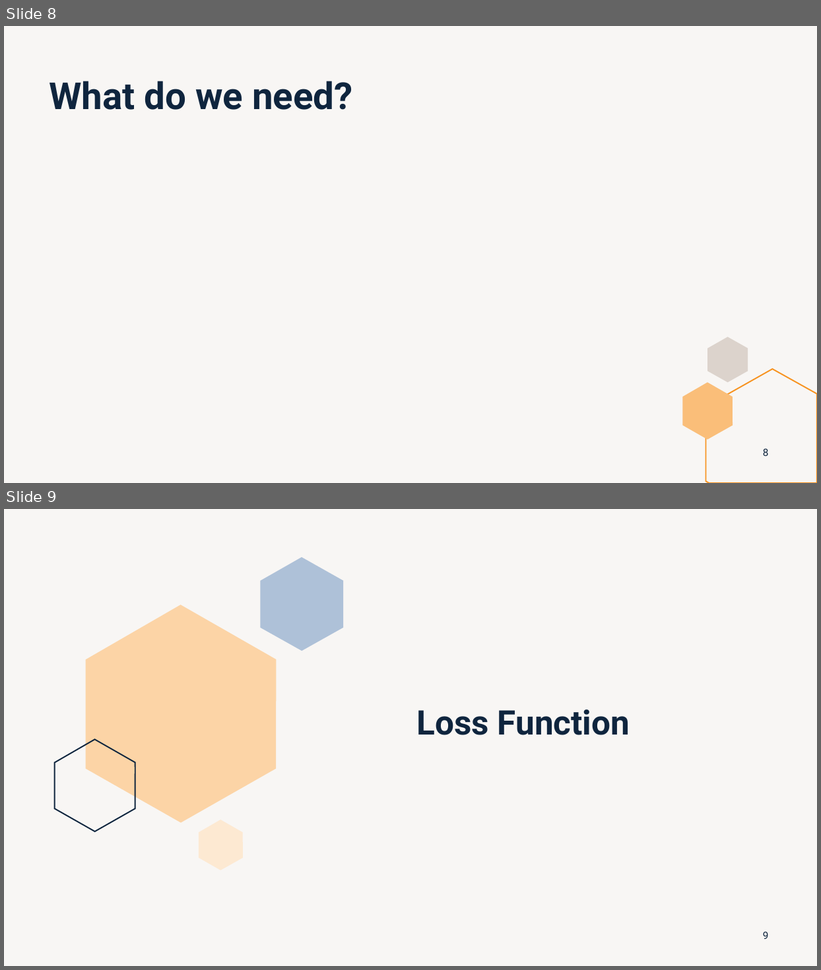
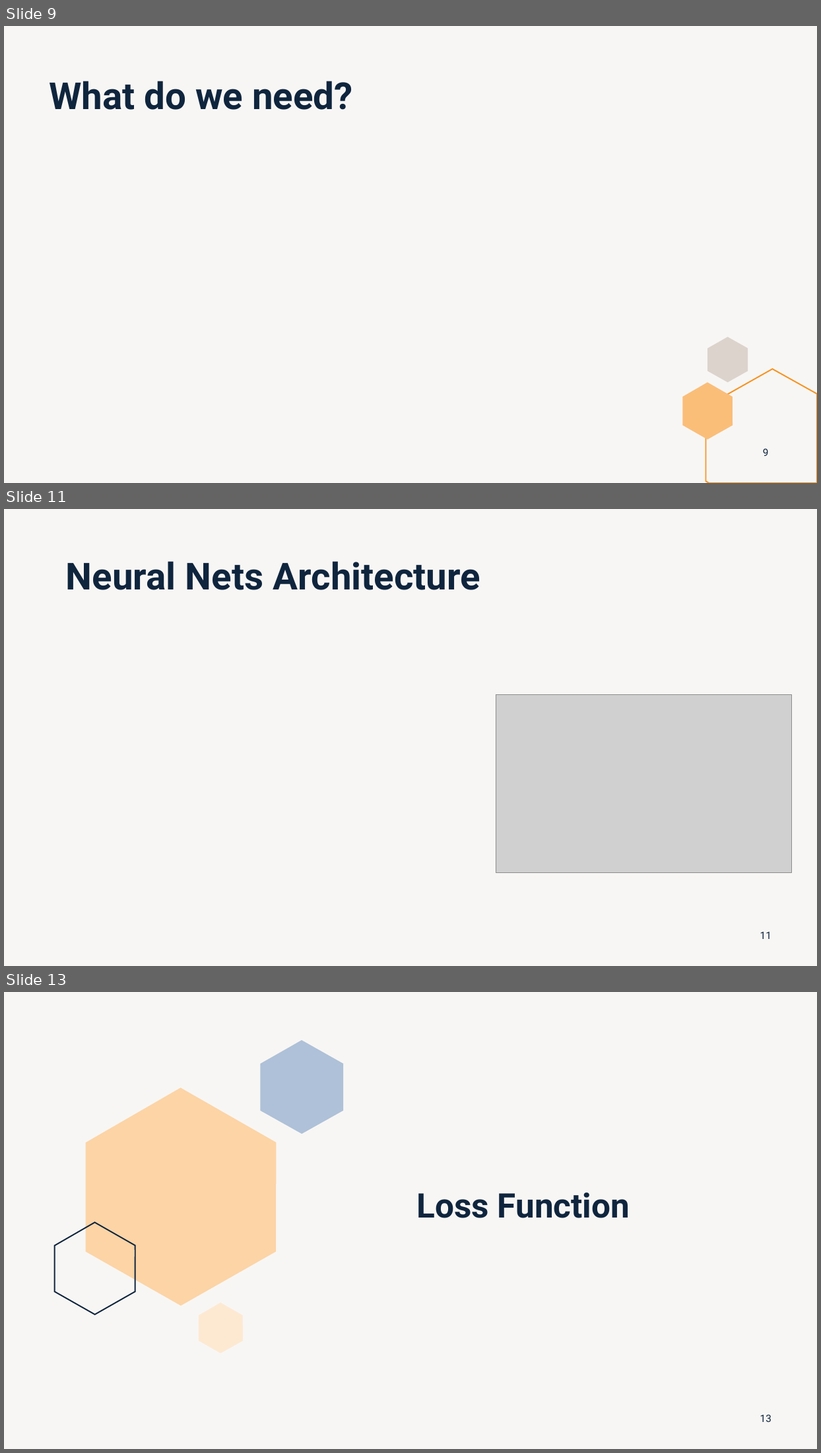
Before and after one commit to lobaton/Deep-Learning-with-Python, a slide deck: Slides/02 - Training and Evaluation.pptx. Shown one above the other, each under a label of ours: slides 8 and 9 before the commit, slides 9, 11 and 13 after it; the slides between them are not shown. The pictures are 821x970 and 821x1453 pixels, drawn with LibreOffice and Linux fonts; fonts in the diff are those of the drawing; grey boxes stand for pictures. Boxes give left, top, right and bottom in pixels: in the first picture for what was removed or moved away, otherwise in the second. Text is boxed around its words. In the diff, an @@ line names an element or a change of style, - is before the commit and + after.

```diff
--- a/Slides/02 - Training and Evaluation.pptx
+++ b/Slides/02 - Training and Evaluation.pptx
@@ slide 11 added at (4, 509, 817, 966), background #DCD3CC at 20% opacity @@
@@ title added at (66, 561, 480, 590), 44 pt, text #0F253E, bold @@
+Neural Nets Architecture
@@ picture added at (496, 695, 791, 873) @@
@@ page number added at (760, 932, 772, 939), 12 pt, text #0F253E @@
+11
@@ what was slide 8 is now slide 9 @@
@@ page number at (763, 449, 769, 456): text changed @@
-8
+9
@@ what was slide 9 is now slide 13 @@
@@ page number at (760, 1415, 772, 1422): text changed @@
-9
+13
```
Also in this commit, not shown: 3 slides changed, 4 other slides added, 2 slides removed.
